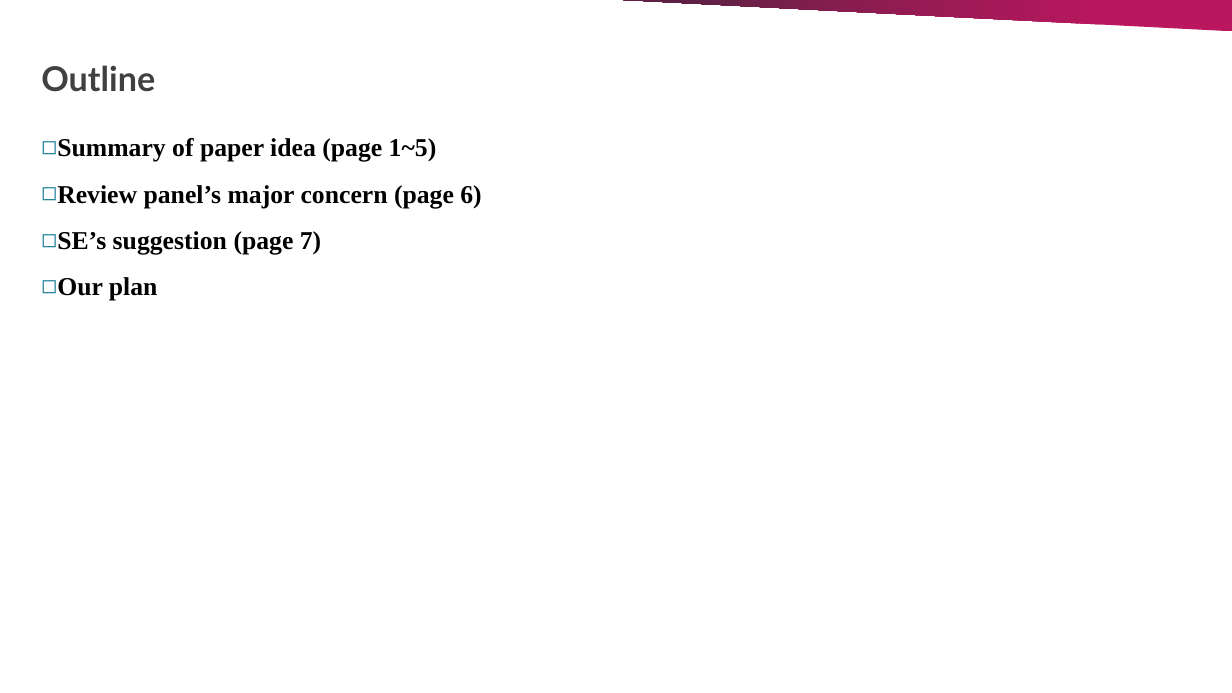
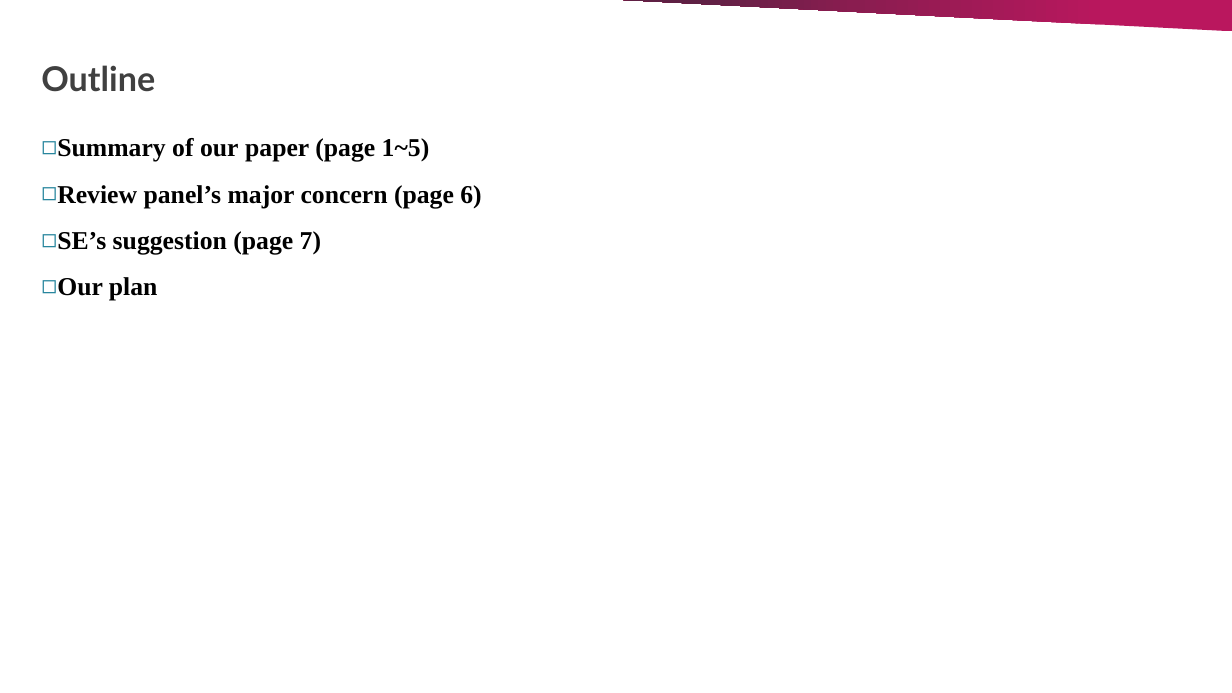
Before and after one commit to chen-junluo/geek-community, a slide deck: slide 2 of Projects/MISQ/MISQ round 2/SE meeting slide_260610.pptx. Drawn at 1232x693 pixels with LibreOffice and Linux fonts; fonts in the diff are those of the drawing. Boxes give left, top, right and bottom in pixels: in the first picture for what was removed or moved away, otherwise in the second. Text is boxed around its words. In the diff, an @@ line names an element or a change of style, - is before the commit and + after.

```diff
--- a/Projects/MISQ/MISQ round 2/SE meeting slide_260610.pptx
+++ b/Projects/MISQ/MISQ round 2/SE meeting slide_260610.pptx
@@ text at <box>57,138,430,162</box>: text changed @@
-◻ Summary of paper idea (page 1~5)
+◻ Summary of our paper (page 1~5)
```
Also in this commit, not shown: 4 other slides changed, 4 other files.
